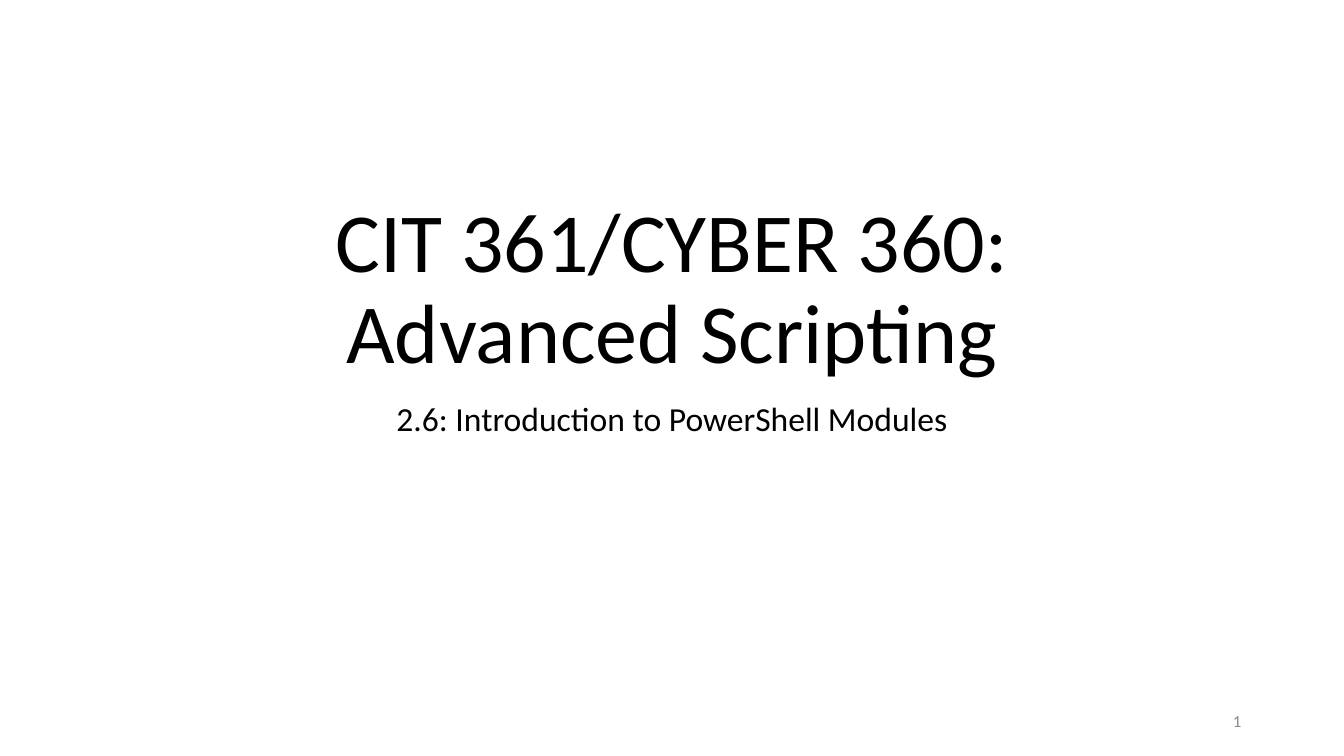
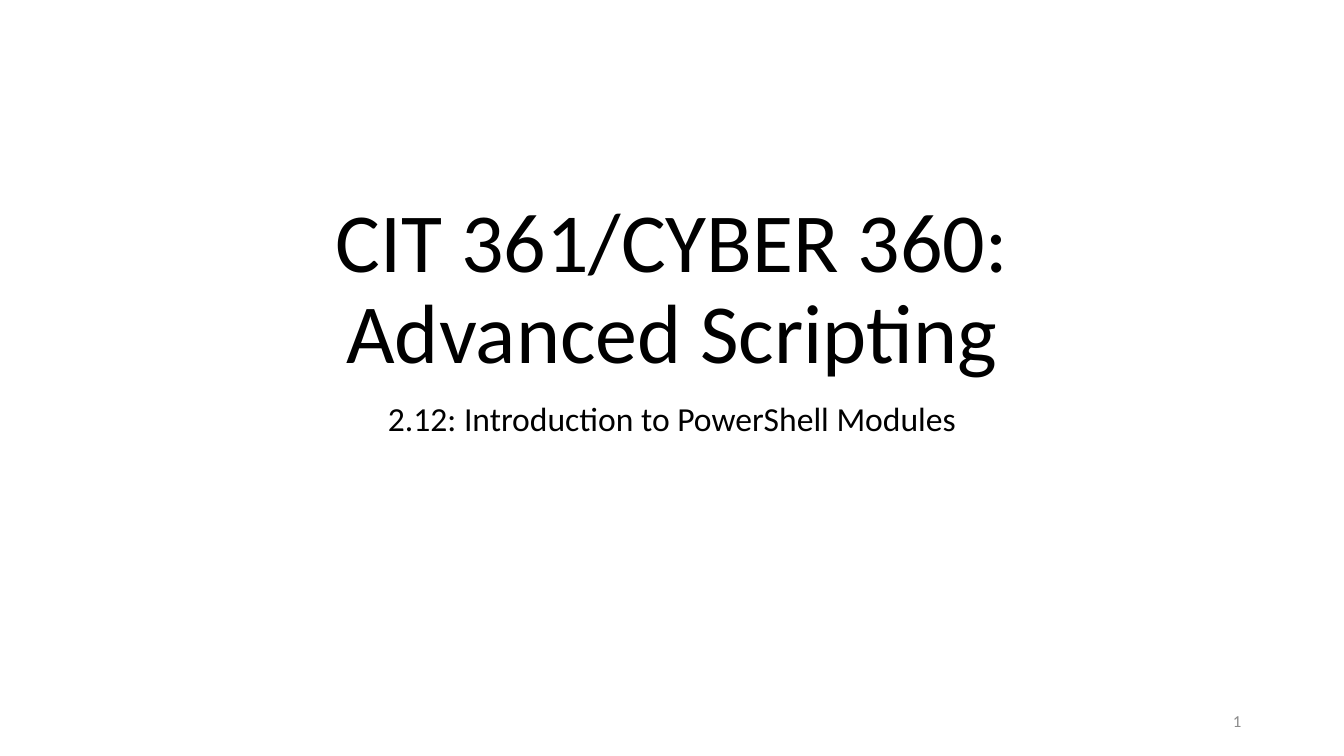
Before and after one commit to byui-cyber360/content, a slide deck: slide 1 of CYBER360-2.C-Intro-Modules.pptx. Drawn at 1344x756 pixels with LibreOffice and Linux fonts; fonts in the diff are those of the drawing. Boxes give left, top, right and bottom in pixels: in the first picture for what was removed or moved away, otherwise in the second. Text is boxed around its words. In the diff, an @@ line names an element or a change of style, - is before the commit and + after.

```diff
--- a/CYBER360-2.C-Intro-Modules.pptx
+++ b/CYBER360-2.C-Intro-Modules.pptx
@@ subtitle at (388, 407, 956, 432): text changed @@
-2.6: Introduction to PowerShell Modules
+2.12: Introduction to PowerShell Modules
```
Also in this commit, not shown: 1 other slide changed, 14 other files.
